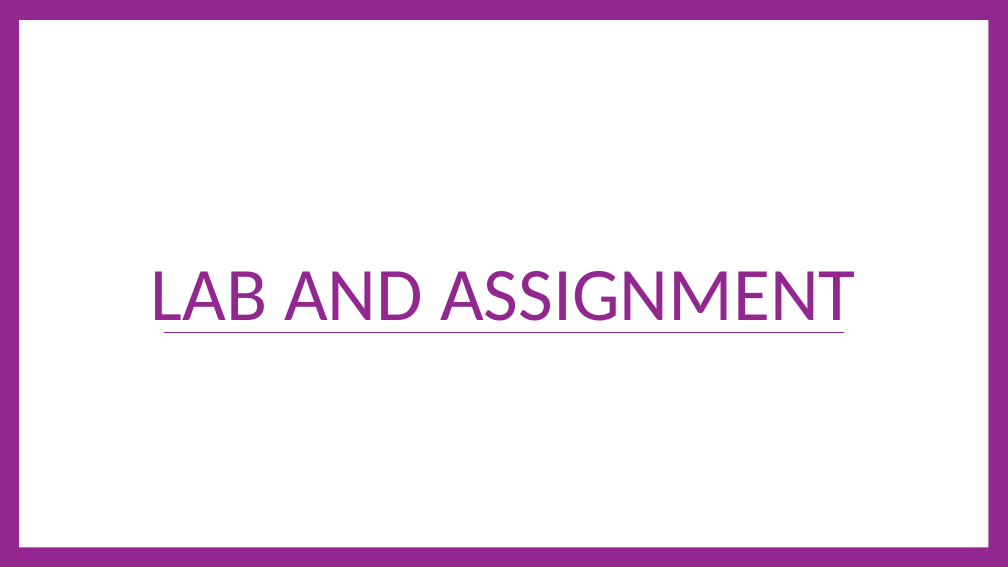
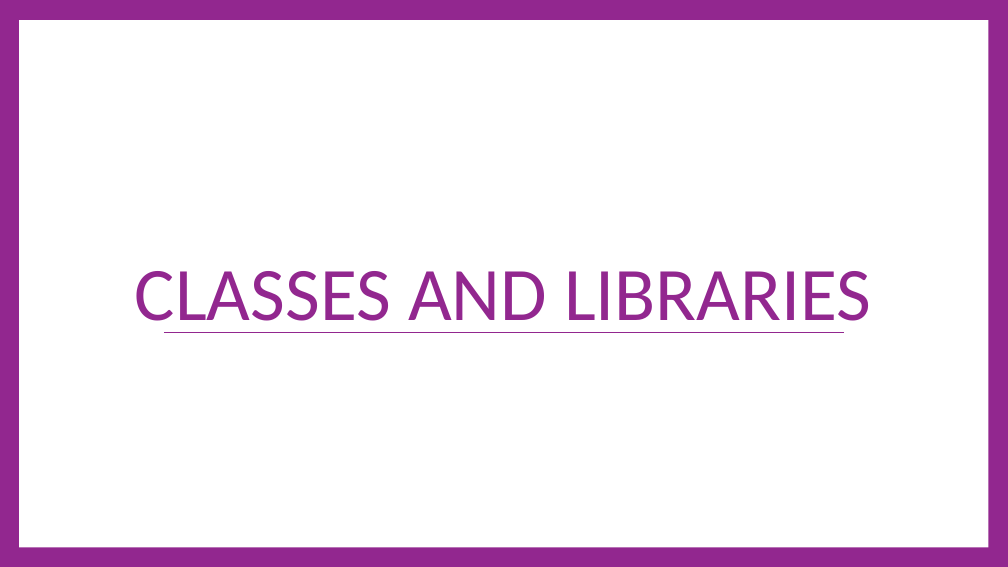
Before and after one commit to cdiggins/cs321, a slide deck: slide 1 of class-notes/cs321-winter-2023-lecture-9-classes-and-libraries.pptx. Drawn at 1008x567 pixels with LibreOffice and Linux fonts; fonts in the diff are those of the drawing. Boxes give left, top, right and bottom in pixels: in the first picture for what was removed or moved away, otherwise in the second. Text is boxed around its words. In the diff, an @@ line names an element or a change of style, - is before the commit and + after.

```diff
--- a/class-notes/cs321-winter-2023-lecture-9-classes-and-libraries.pptx
+++ b/class-notes/cs321-winter-2023-lecture-9-classes-and-libraries.pptx
@@ title at (135,271,871,333): text changed @@
-LAB AND ASSIGNMENT
+CLASSES AND LIBRARIES
```
Also in this commit, not shown: 6 other slides changed, 11 slides added, 28 slides removed, 5 other files.
